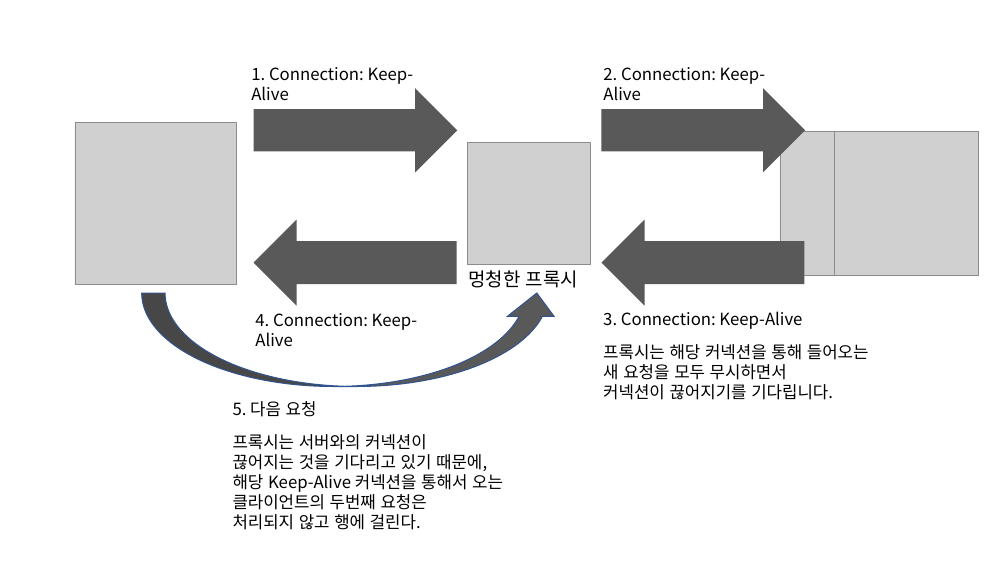
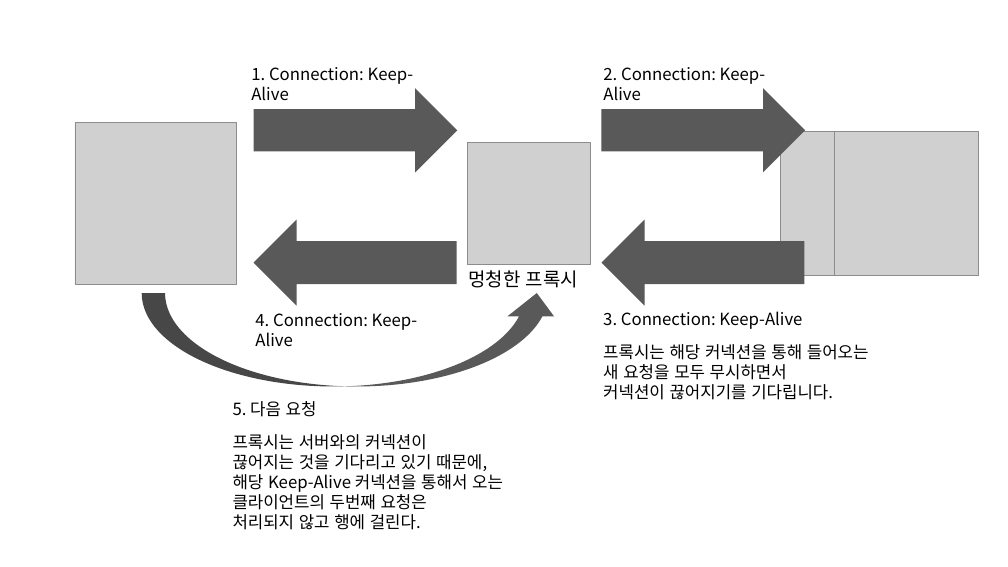
Before and after one commit to beomy/beomy.github.io, a slide deck: slide 5 of static/assets/img/posts/etc/http-version.pptx. Drawn at 1008x567 pixels with LibreOffice and Linux fonts; fonts in the diff are those of the drawing; grey boxes stand for pictures. Boxes give left, top, right and bottom in pixels: in the first picture for what was removed or moved away, otherwise in the second. Text is boxed around its words. In the diff, an @@ line names an element or a change of style, - is before the commit and + after.

```diff
--- a/static/assets/img/posts/etc/http-version.pptx
+++ b/static/assets/img/posts/etc/http-version.pptx
@@ curved up arrow at (x1=141, y1=293, x2=560, y2=387): outline #325491 1 pt to none @@
```
Also in this commit, not shown: 4 slides added, 7 other files.
